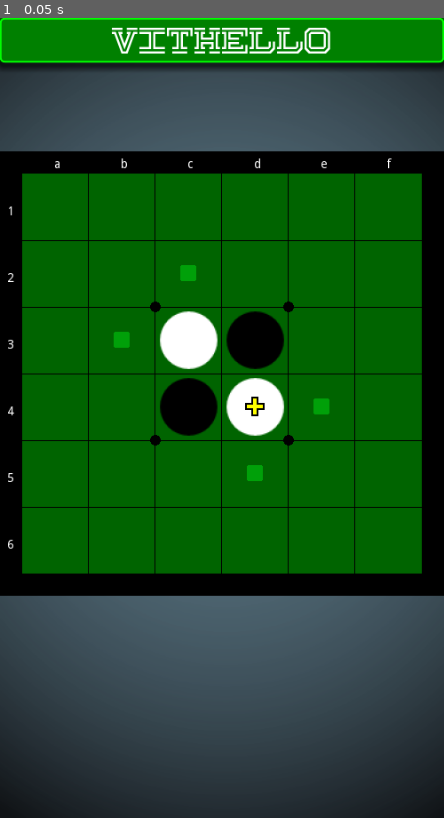
Above: before the commit, frame 1.
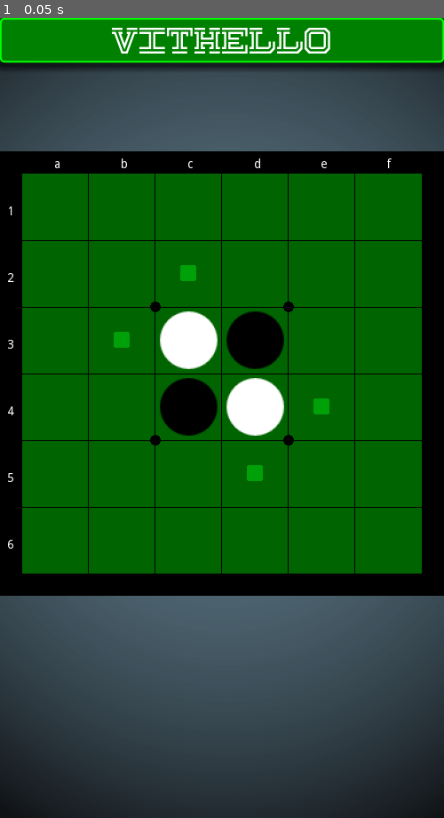
Above: after the commit, the same moment.

Repository: vivisuke/Othello6x6
Game: Godot game, scene res://MainSene.tscn
Same seed, same stepped clock (60 frames per second), same inputs: the game is played once before the commit and once after it.
Inputs:
- Up to frame 1 (0.05 s): no input

The runs differ from the first frame. In frame 1, less than 0.1% of the frame differs, in the area x 55-60%, y 47-50%.

Commit message:
0072 ◎ C 09/17 09/18 0.001│ToDo│update_cursor() 実装

Diff:
--- a/Godot/Othello6x6/scripts/MainSene.gd
+++ b/Godot/Othello6x6/scripts/MainSene.gd
@@ -4,7 +4,7 @@
 	EMPTY = 0, BLACK, WHITE, WALL,
 }
 enum {
-	CAN_PUT = 0, DID_PUT,
+	DID_PUT = 0, CAN_PUT,
 }
 const TRANSPARENT = -1
 #const EMPTY = -1
@@ -62,7 +62,7 @@
 	##update_humanAIColor()	# 人間・AI 石色表示
 	init_bd_array()
 	update_TileMap()
-	##update_cursor()
+	update_cursor()
 func xyToArrayIX(x, y):		# 0 <= x, y < 8
 	return (y+1)*ARY_WIDTH + (x+1)
 func aixToX(ix : int):
@@ -96,6 +96,68 @@
 	var aix = 1 if AI_color == BLACK else 2
 	##$HumanBG/num.text = "%d" % nColors[hix]
 	##$AIBG/num.text = "%d" % nColors[aix]
+func update_cursor():
+	for y in range(N_CELL_VERT):
+		for x in range(N_CELL_HORZ):
+			var id = TRANSPARENT
+			if xyToArrayIX(x, y) == putIX:
+				id = DID_PUT
+			elif( next_color == BLACK && canPutBlack(x, y) ||
+					next_color == WHITE && canPutWhite(x, y) ):
+				id = CAN_PUT
+			$Board/CursorTileMap.set_cell(x, y, id)
+func canPutWhiteSub(ix, dir):
+	ix += dir
+	if bd_array[ix] != BLACK:
+		return false
+	while bd_array[ix] == BLACK:
+		ix += dir
+	return bd_array[ix] == WHITE
+func canPutBlackSub(ix, dir):
+	ix += dir
+	if bd_array[ix] != WHITE:
+		return false
+	while bd_array[ix] == WHITE:
+		ix += dir
+	return bd_array[ix] == BLACK
+func canPutWhite(x, y):
+	return canPutWhiteIX(xyToArrayIX(x, y))
+func canPutWhiteIX(ix):
+	if (bd_array[ix] != EMPTY):
+		return false;
+	return (canPutWhiteSub(ix, -ARY_WIDTH-1) ||
+			canPutWhiteSub(ix, -ARY_WIDTH) ||
+			canPutWhiteSub(ix, -ARY_WIDTH+1) ||
+			canPutWhiteSub(ix, -1) ||
+			canPutWhiteSub(ix, +1) ||
+			canPutWhiteSub(ix, ARY_WIDTH-1) ||
+			canPutWhiteSub(ix, ARY_WIDTH) ||
+			canPutWhiteSub(ix, ARY_WIDTH+1))
+func canPutBlack(x, y):
+	return canPutBlackIX(xyToArrayIX(x, y))
+func canPutBlackIX(ix):
+	if (bd_array[ix] != EMPTY):
+		return false;
+	return (canPutBlackSub(ix, -ARY_WIDTH-1) ||
+			canPutBlackSub(ix, -ARY_WIDTH) ||
+			canPutBlackSub(ix, -ARY_WIDTH+1) ||
+			canPutBlackSub(ix, -1) ||
+			canPutBlackSub(ix, +1) ||
+			canPutBlackSub(ix, ARY_WIDTH-1) ||
+			canPutBlackSub(ix, ARY_WIDTH) ||
+			canPutBlackSub(ix, ARY_WIDTH+1))
+func canPutBlackSomewhere():
+	for y in range(N_CELL_VERT):
+		for x in range(N_CELL_HORZ):
+			if canPutBlack(x, y):
+				return true;
+	return false;
+func canPutWhiteSomewhere():
+	for y in range(N_CELL_VERT):
+		for x in range(N_CELL_HORZ):
+			if canPutWhite(x, y):
+				return true;
+	return false;
 
 func _input(event):
 	if event is InputEventMouseButton:
Not shown, changed: Othello6x6.spr
